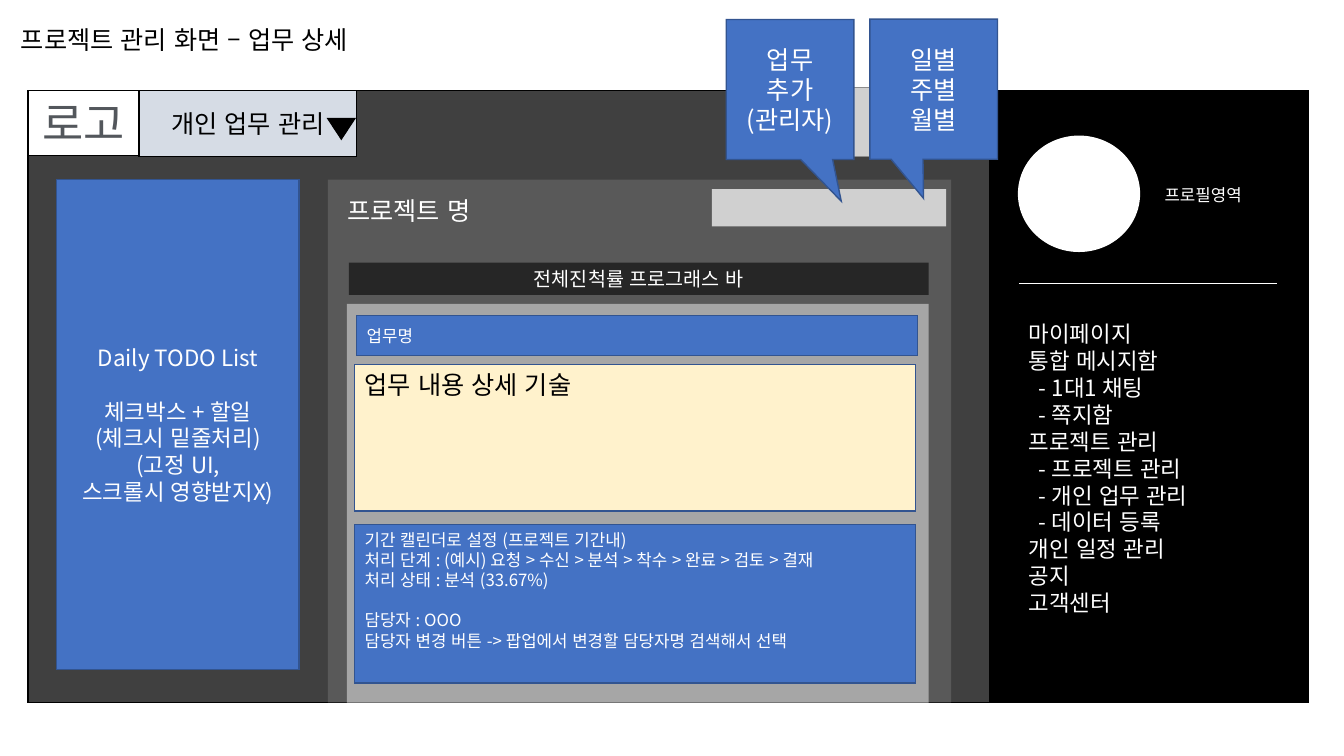
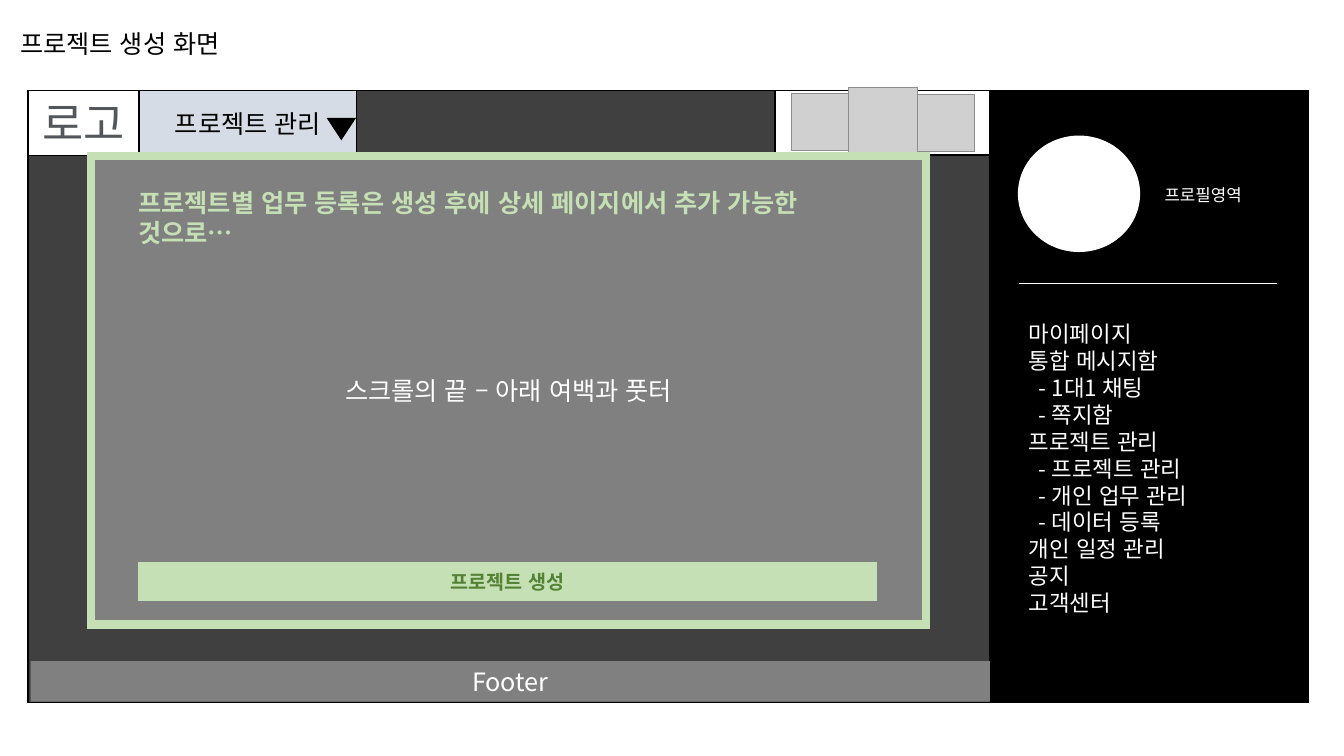
Before and after one commit to sgyoung96/Project_Management, a slide deck: slide 12 of docs/화면 설계.pptx (slide 20 before the commit). Drawn at 1344x756 pixels with LibreOffice and Linux fonts; fonts in the diff are those of the drawing; grey boxes stand for pictures; background and template pictures are left out. Boxes give left, top, right and bottom in pixels: in the first picture for what was removed or moved away, otherwise in the second. Text is boxed around its words. In the diff, an @@ line names an element or a change of style, - is before the commit and + after.

```diff
--- a/docs/화면 설계.pptx
+++ b/docs/화면 설계.pptx
@@ speech box removed at box(727, 19, 855, 159) @@
-업무
-추가
-(관리자)
@@ speech box removed at box(870, 19, 998, 159) @@
-일별
-주별
-월별
@@ text at box(20, 32, 219, 55): text changed @@
-프로젝트 관리 화면 – 업무 상세
+프로젝트 생성 화면
@@ text in rectangle at box(175, 112, 321, 135): text changed @@
-개인 업무 관리
+프로젝트 관리
@@ rectangle removed at box(56, 179, 299, 669) @@
-Daily TODO List
-체크박스 + 할일
-(체크시 밑줄처리)
-(고정 UI,
-스크롤시 영향받지X)
@@ rectangle added at box(91, 156, 926, 625), fill #808080, outline #C5E0B4 6 pt, 18 pt, text #FFFFFF @@
+스크롤의 끝 – 아래 여백과 풋터
@@ rectangle removed at box(328, 179, 951, 703) @@
@@ text added at box(138, 191, 798, 244), 18 pt, text #C5E0B4, bold @@
+프로젝트별 업무 등록은 생성 후에 상세 페이지에서 추가 가능한 것으로…
@@ text removed at box(347, 199, 470, 222) @@
-프로젝트 명
@@ picture removed at box(712, 190, 946, 227) @@
@@ rectangle removed at box(347, 303, 929, 703) @@
@@ rectangle removed at box(357, 316, 919, 356) @@
-업무명
@@ rectangle removed at box(355, 365, 917, 511) @@
-업무 내용 상세 기술
@@ rectangle removed at box(355, 524, 917, 683) @@
-기간 캘린더로 설정 (프로젝트 기간내)
-처리 단계 : (예시) 요청 > 수신 > 분석 > 착수 > 완료 > 검토 > 결재
-처리 상태 : 분석 (33.67%)
-담당자 : OOO
-담당자 변경 버튼 -> 팝업에서 변경할 담당자명 검색해서 선택
@@ rectangle "프로젝트 생성": place and size @@
-rectangle "프로젝트 생성" at box(349, 262, 929, 294)
+rectangle "프로젝트 생성" at box(139, 563, 877, 600)
@@ rectangle "프로젝트 생성" at box(139, 563, 877, 600): fill #262626 to #C5E0B4; outline none to #C5E0B4 1 pt @@
@@ text in rectangle at box(451, 572, 564, 591): text changed; text colour #FFFFFF to #548235; bold on @@
-전체진척률 프로그래스 바
+프로젝트 생성
@@ rectangle added at box(30, 661, 990, 702), fill #808080, 18 pt, text #FFFFFF @@
+Footer
```
Also in this commit, not shown: 10 other slides changed, 1 other file.
